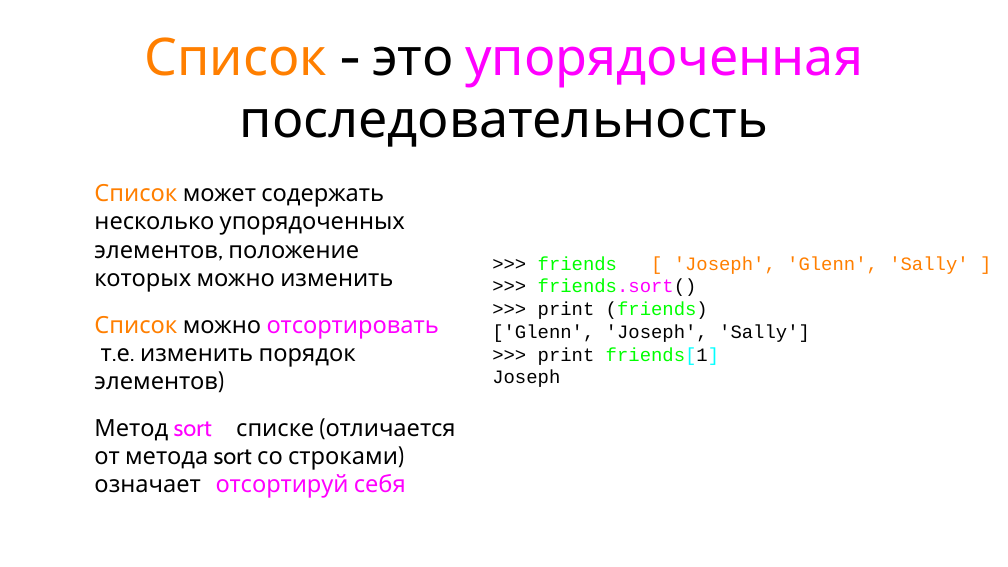
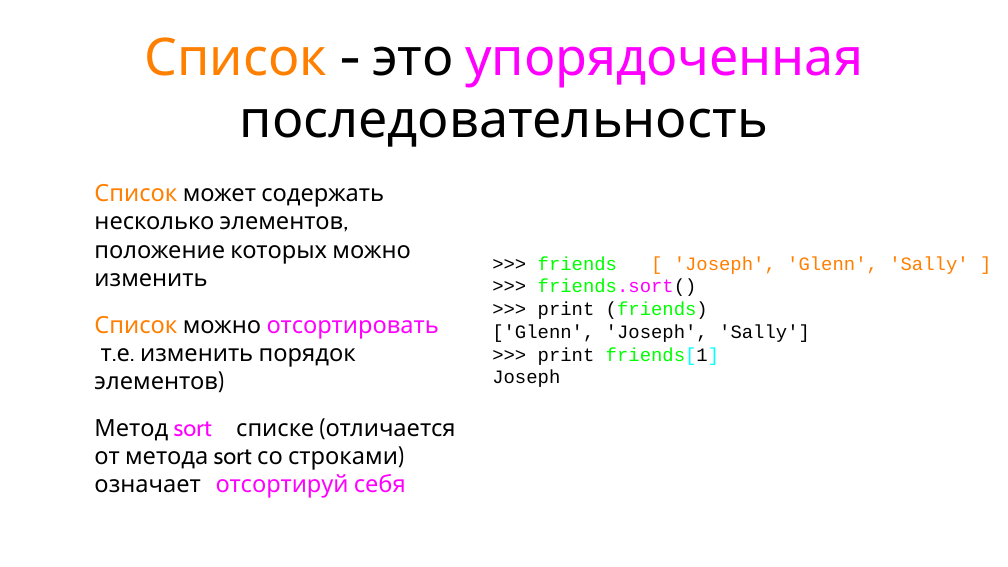
Before and after one commit to maxchv/LearnPython, a slide deck: slide 31 of week02/05.Lists.pptx (slide 27 before the commit). Drawn at 1008x567 pixels with LibreOffice and Linux fonts; fonts in the diff are those of the drawing. Boxes give left, top, right and bottom in pixels: in the first picture for what was removed or moved away, otherwise in the second. Text is boxed around its words. In the diff, an @@ line names an element or a change of style, - is before the commit and + after.

```diff
--- a/week02/05.Lists.pptx
+++ b/week02/05.Lists.pptx
@@ text at box(94, 184, 410, 287): text changed @@
-• Список может содержать несколько упорядоченных элементов, положение которых можно изменить
+• Список может содержать несколько элементов, положение которых можно изменить
```
Also in this commit, not shown: 4 other slides changed, 7 slides added, 1 other file.
